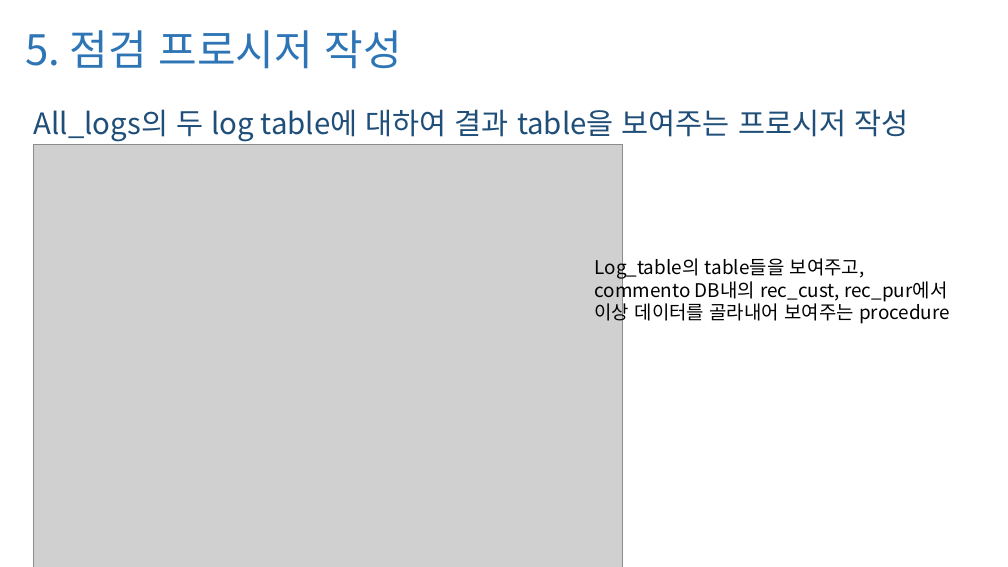
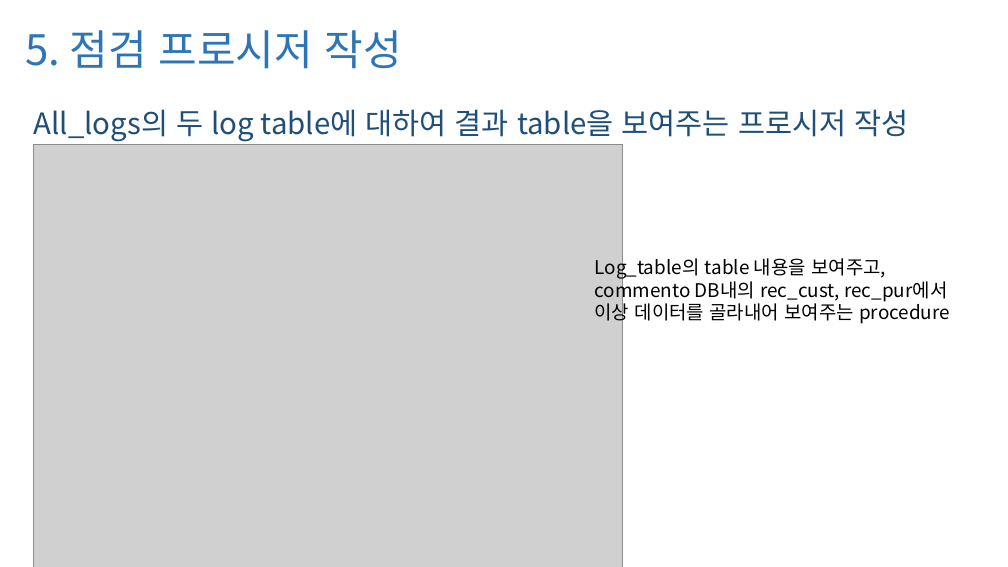
Before and after one commit to mong-head/commento_boot_camp_DBA, a slide deck: slide 14 of 과제3/과제3_배유진.pptx. Drawn at 1008x567 pixels with LibreOffice and Linux fonts; fonts in the diff are those of the drawing; grey boxes stand for pictures. Boxes give left, top, right and bottom in pixels: in the first picture for what was removed or moved away, otherwise in the second. Text is boxed around its words. In the diff, an @@ line names an element or a change of style, - is before the commit and + after.

```diff
--- a/과제3/과제3_배유진.pptx
+++ b/과제3/과제3_배유진.pptx
@@ text at <box>595,255,886,280</box>: text changed @@
-Log_table의 table들을 보여주고,
+Log_table의 table 내용을 보여주고,
```
Also in this commit, not shown: 1 other slide changed, 2 other files.
